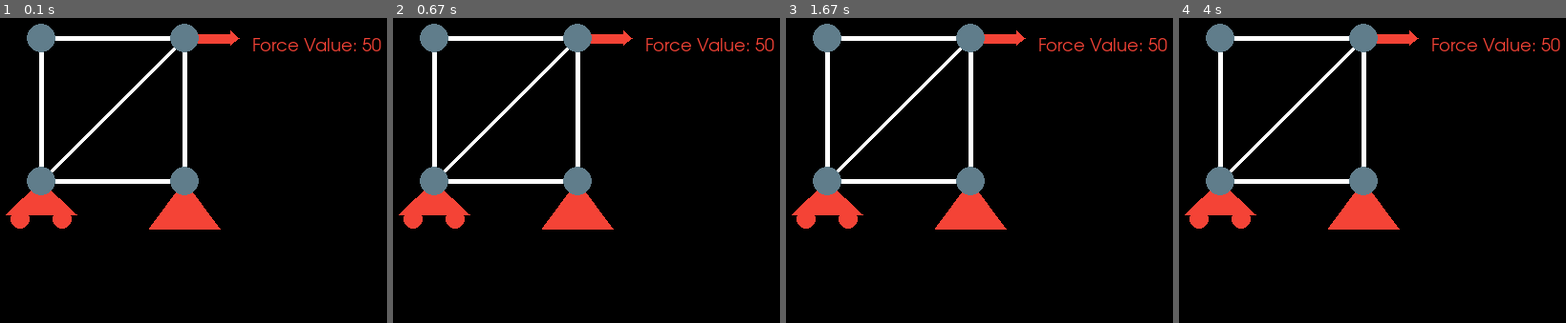
Above: before the commit, frames 1-4 (left to right).
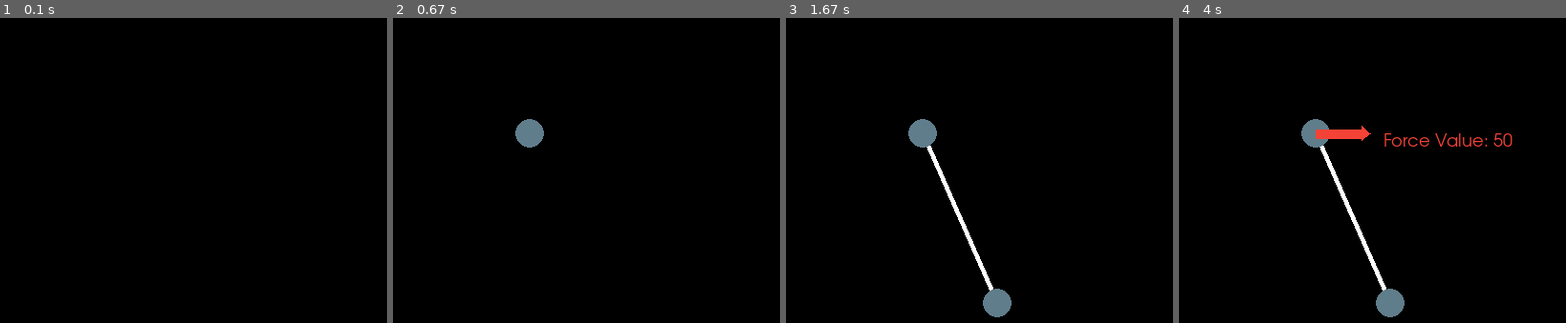
Above: after the commit, the same moments.

Repository: vinnnyr/Vinny-Truss-Solver
Game: pygame game, started from newMain.py
Two runs of this game, one before a commit and one after it. Both use one fixed random seed, a clock stepped at 60 frames per second and the inputs below. The source is Python 2; it was converted automatically to run under Python 3.
Inputs (mouse positions are in pixels of both pictures, inside the frame that each line leads up to):
- Up to frame 1 (0.1 s): no input
- Up to frame 2 (0.67 s): click (528, 133) at 0.38 s
- Up to frame 3 (1.67 s): click (998, 301) at 0.72 s; tap 3 at 1 s; click (outside the picture) at 1.38 s
- Up to frame 4 (4 s): click (1349, 103) at 3.98 s

The runs differ from the first frame. In frame 1, 8.0% of the frame differs, in the area x 1-99%, y 1-70%; in frame 2, 8.5%; in frame 3, 9.5%; in frame 4, 10%, in the area x 1-99%, y 1-99%.

Commit message:
Fixed node count pug.. but only if struct is drawn out. TestingScenario is broken now

Diff:
--- a/newMain.py
+++ b/newMain.py
@@ -11,8 +11,10 @@
 class Structure:
     def __init__(self):
         self.membList = []
+        self.structNodes = []  # running list of all the nodes of the struct
+        self.memberAdded= False
         self.display()
-        self.testingScenario()
+        #self.testingScenario()
 
     def createMemb(self, pos):  # will be called when mouse is clicked
         if len(self.membList) > 0:  # If membList is populated
@@ -47,7 +49,8 @@
             print(' ')
 
     def addMemb(self, pos):
-        self.membList.append(Member(pos,self))
+        self.membList.append(Member(pos, self))
+        self.memberAdded=True
 
     def forceMembPos(self, pos1, pos2):
         self.addMemb(pos1)
@@ -67,6 +70,7 @@
         self.createForce((a, a + b), 'roller')
         self.createForce((a + b, a + b), 'pin')
         self.createForce((a + b, a), 'vec')
+
     def getStartPos(self):
         list = []
         for m in self.membList:
@@ -75,28 +79,37 @@
 
     def printInfo(self):
         print("Number of Nodes: " + str(len(self.structNodes)))
-        #for n in self.structNodes:
-         #   print(n)
+        # for n in self.structNodes:
+        #    print(n)
         print("Number of Members: " + str(len(self.membList)))
 
     def display(self):
-        self.structNodes = []  # running list of all the nodes of the struct
-        # count=0
+        #self.structNodes = []  # running list of all the nodes of the struct
+        if self.memberAdded:
+            self.structNodes = self.structNodes + self.membList[len(self.membList)-1].nodeList
+            self.memberAdded= False
+            self.structNodes=list(set(self.structNodes)) #This is a a trick to remove duplicates
         for m in self.membList:
-            # print("memb "+ str(count) +" node count: " +str(len(m.nodeList)))
-            # count=count+1
             m.display()
-            self.structNodes = self.structNodes + m.nodeList  # This is inefiicient, creatign a whole new list everytime
+            #self.structNodes = self.structNodes + m.nodeList  # This is inefiicient, creatign a whole new list everytime
 
 
 class Member:
-    def __init__(self, startPos,struct):
+    def __init__(self, startPos, struct):
         self.startPos = startPos
-        self.myStruct=struct
+        self.myStruct = struct
         # self.endPos = (mouseX, mouseY)
         self.nodeList = []
-        #self.var=checkCollide()
-        self.nodeList.append(Node(self.startPos, True))
+        # self.nodeList.append(Node(self.startPos, True))
+        self.var = checkCollide(struct.structNodes, startPos, 2)
+        if self.var:
+            if self.var.__class__.__name__ == 'list':
+                self.var = self.var[0]  # this condition happens when you trace over members
+            self.nodeList.append(self.var)
+            # print(self.var)
+            # print('    ')
+        else:
+            self.nodeList.append(Node(self.startPos, True))
         self.color = white  # white
         self.moving = True
 
@@ -110,6 +123,11 @@
                 # print(len(self.nodeList))
                 self.nodeList.append(Node(self.endPos, False))  # pygame.draw.circle(screen, grey, self.endPos, 15)
             (self.x, self.y) = self.endPos
+
+        if len(self.nodeList) == 2:
+            self.startNode = self.nodeList[0]
+            self.endNode = self.nodeList[1]
+
         for n in self.nodeList:
             n.display()
 
